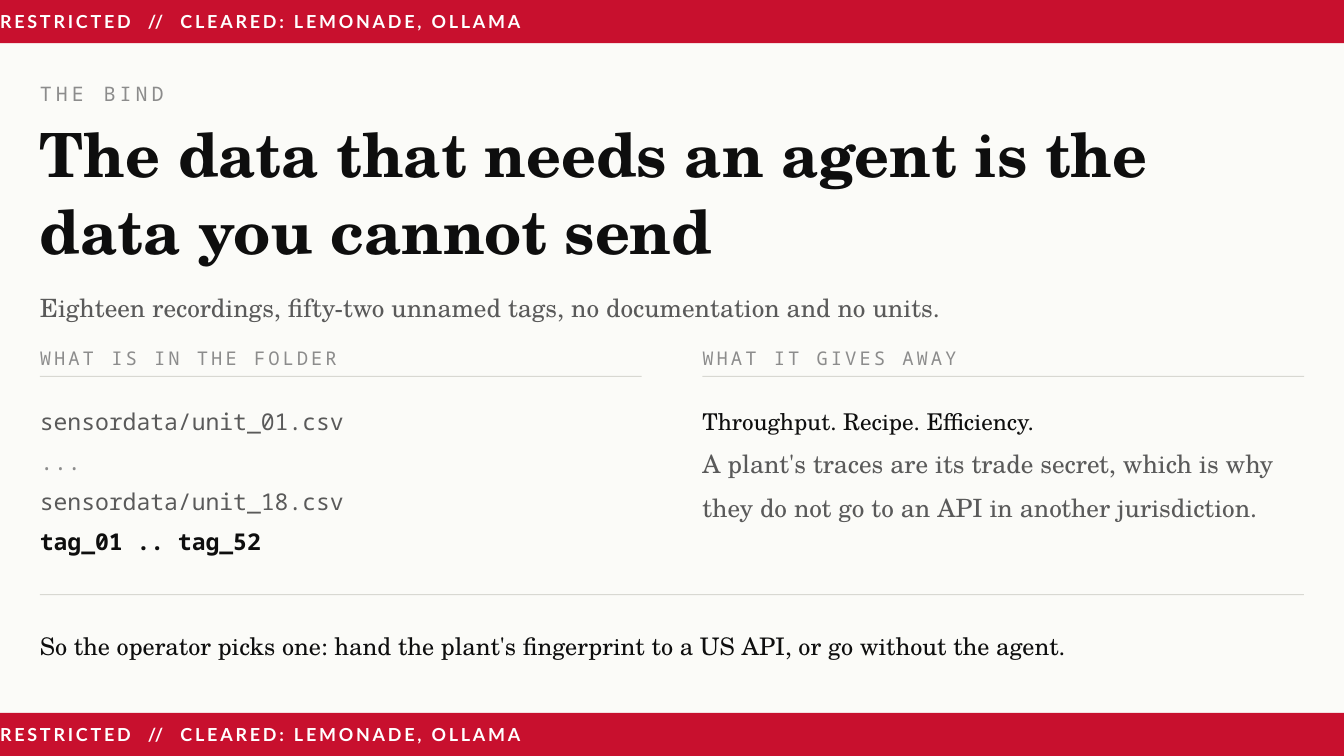
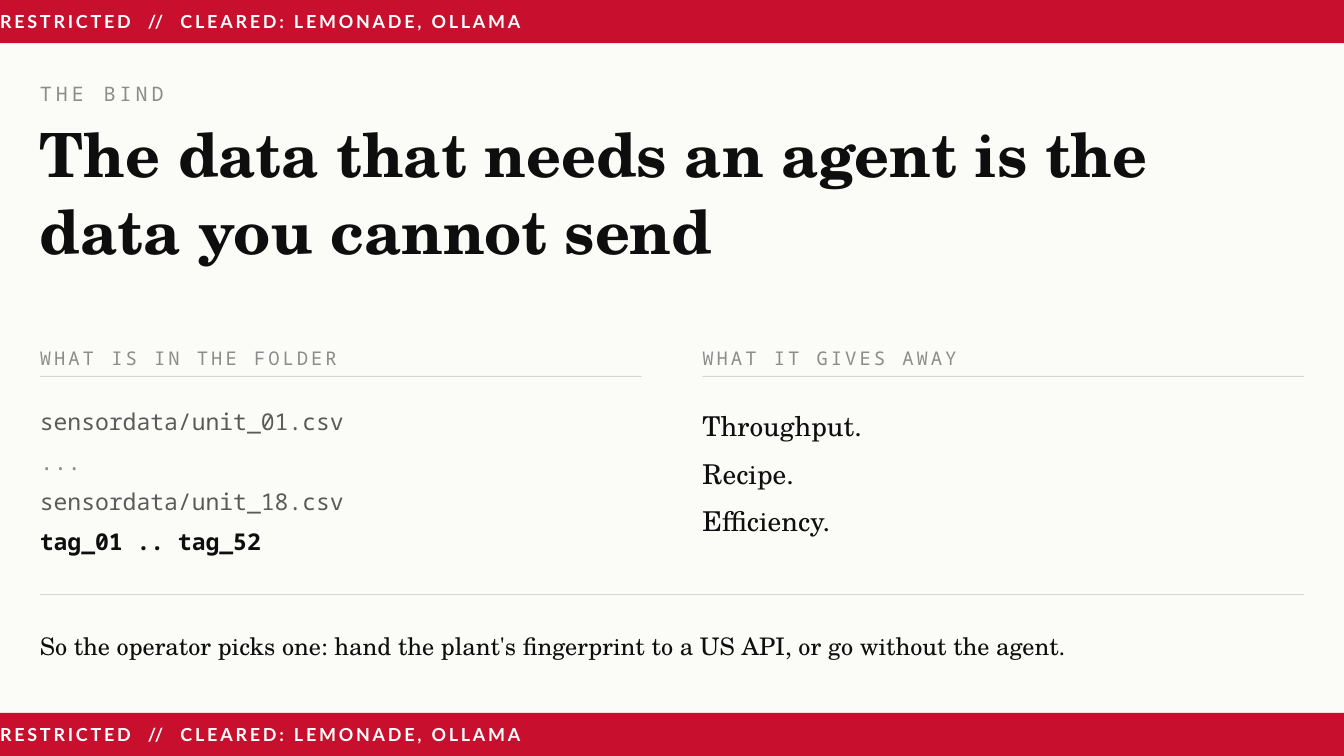
Before and after one commit to AJBogo9/aaltoai-hackathon-2026, a slide deck: slide 1 of demo/Norrin_Pitch.pptx. Drawn at 1344x756 pixels with LibreOffice and Linux fonts; fonts in the diff are those of the drawing. Boxes give left, top, right and bottom in pixels: in the first picture for what was removed or moved away, otherwise in the second. Text is boxed around its words. In the diff, an @@ line names an element or a change of style, - is before the commit and + after.

```diff
--- a/demo/Norrin_Pitch.pptx
+++ b/demo/Norrin_Pitch.pptx
@@ text removed at bbox=[40, 298, 940, 322] @@
-Eighteen recordings, fifty-two unnamed tags, no documentation and no units.
@@ text at bbox=[702, 416, 861, 537]: text changed; size 18 to 19.5 pt; text colour #5A5A5A to #0E0E0E @@
-Throughput. Recipe. Efficiency.
-A plant's traces are its trade secret, which is why they do not go to an API in another jurisdiction.
+Throughput.
+Recipe.
+Efficiency.
```
Also in this commit, not shown: 3 other slides changed, 2 other files.
